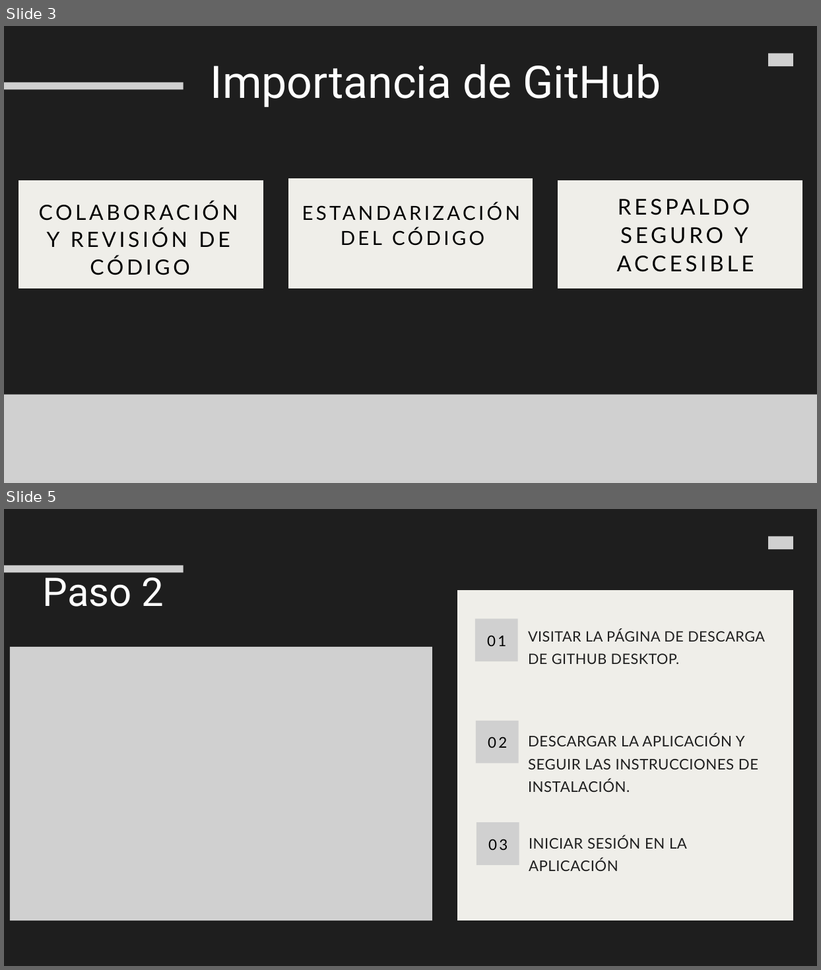
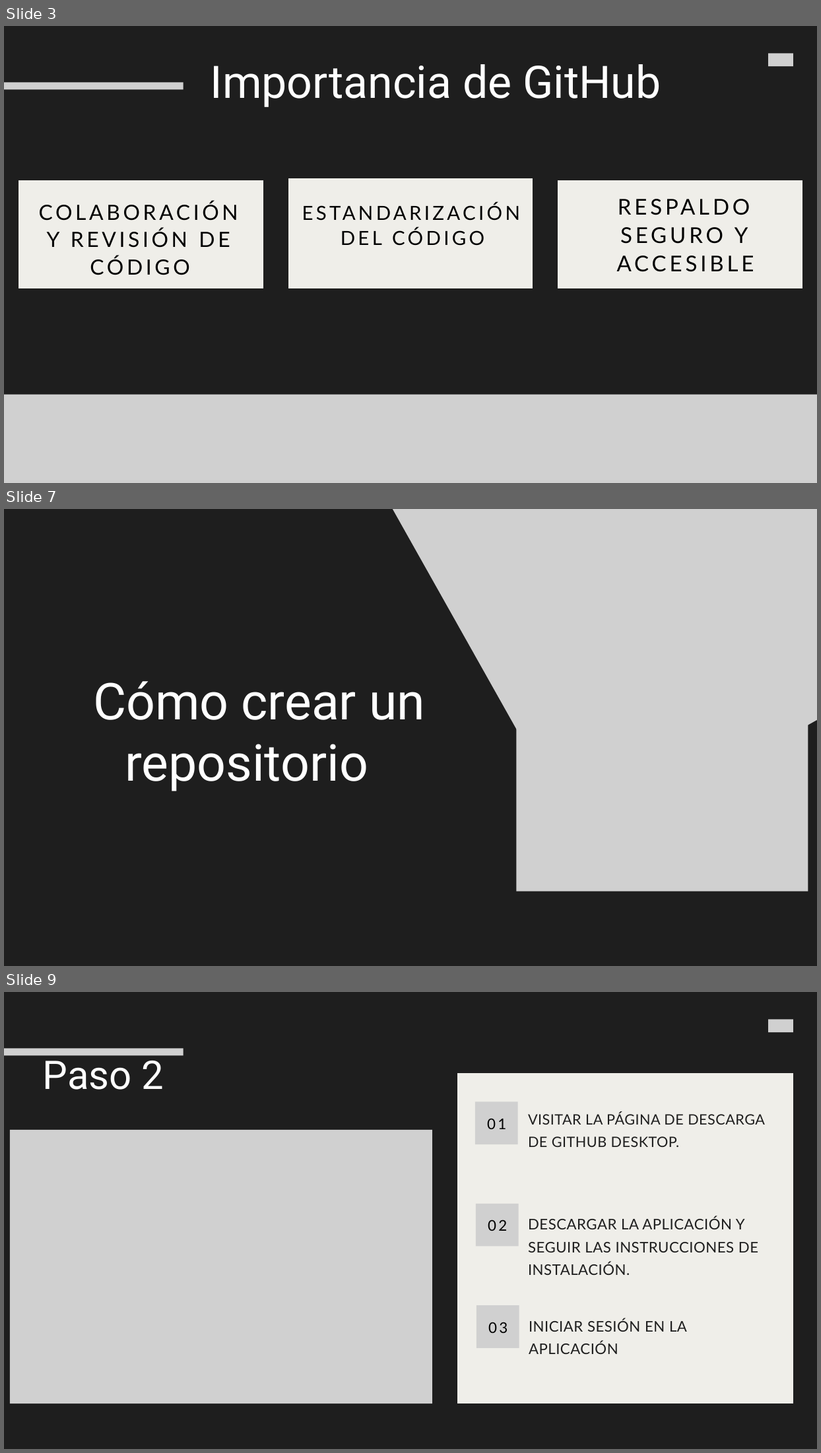
Before and after one commit to shimgen3/AvancesParaIunge, a slide deck: Files/ppt_Github.pptx. Shown one above the other, each under a label of ours: slides 3 and 5 before the commit, slides 3, 7 and 9 after it; the slides between them are not shown. The pictures are 821x970 and 821x1453 pixels, drawn with LibreOffice and Linux fonts; fonts in the diff are those of the drawing; grey boxes stand for pictures; background and template pictures are left out. Boxes give left, top, right and bottom in pixels: in the first picture for what was removed or moved away, otherwise in the second. Text is boxed around its words. In the diff, an @@ line names an element or a change of style, - is before the commit and + after.

```diff
--- a/Files/ppt_Github.pptx
+++ b/Files/ppt_Github.pptx
@@ slide 7 added at (4, 509, 817, 966), background #1E1E1E @@
@@ picture added at (352, 509, 817, 851) @@
@@ picture added at (516, 610, 808, 892) @@
@@ text added at (93, 681, 425, 791), 90 pt, text #FFFFFF @@
+Cómo crear un repositorio
@@ what was slide 5 is now slide 9 @@
```
Also in this commit, not shown: 3 slides changed, 7 other slides added, 1 slide removed.
